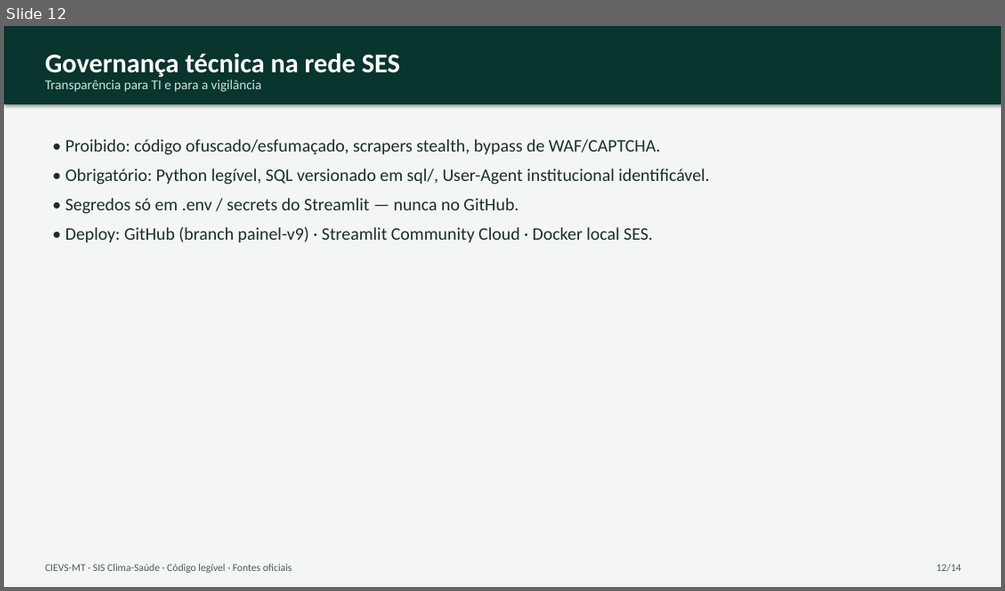
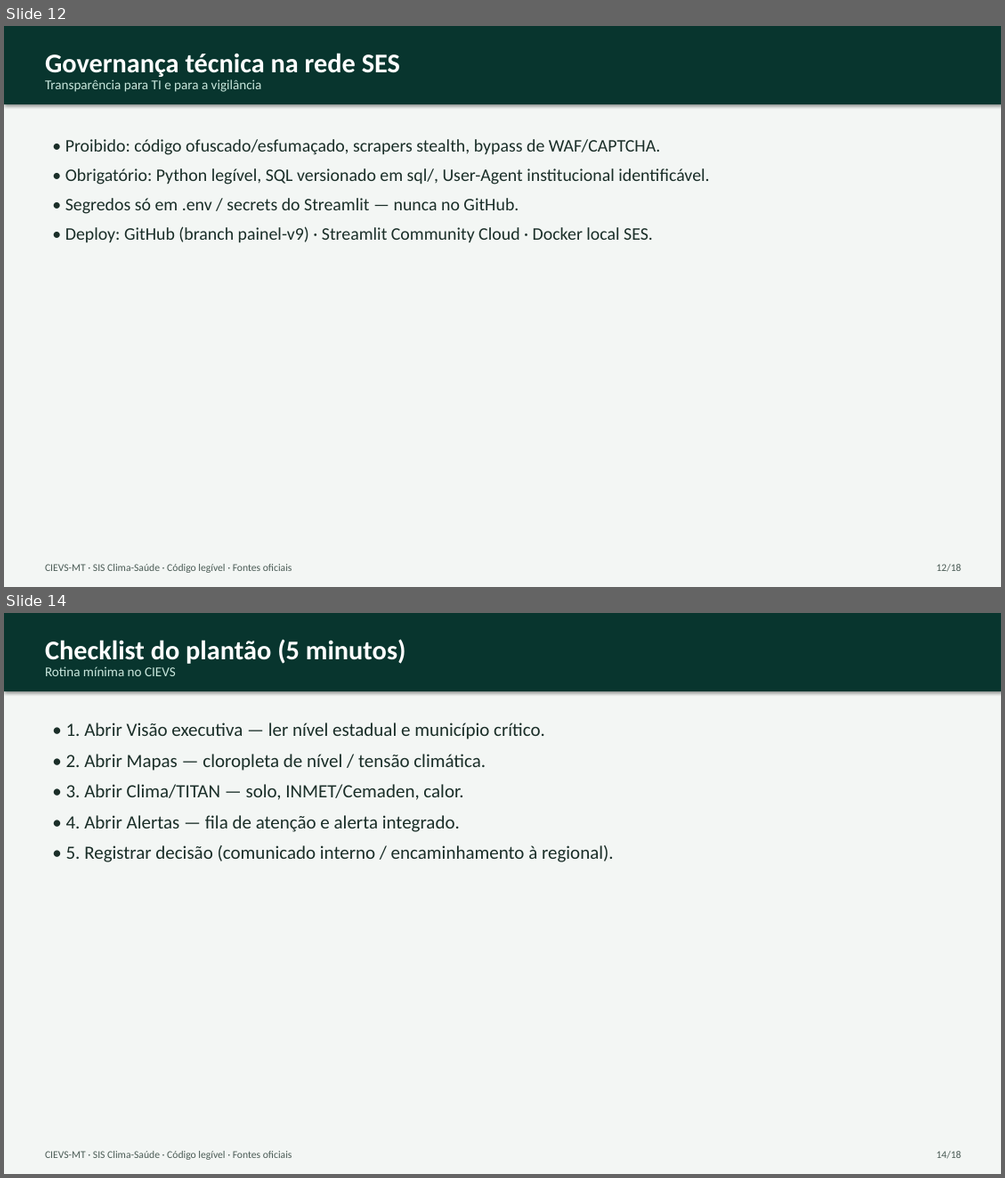
Before and after one commit to menandesneto51/SIS-Monitoramento-Clima-Sa-de, a slide deck: docs/apresentacoes/Apresentacao_SIS_Clima_Saude_20min.pptx. Shown one above the other, each under a label of ours: slide 12 before the commit, slides 12 and 14 after it; the slides between them are not shown. The pictures are 1005x591 and 1005x1178 pixels, drawn with LibreOffice and Linux fonts; fonts in the diff are those of the drawing. Boxes give left, top, right and bottom in pixels: in the first picture for what was removed or moved away, otherwise in the second. Text is boxed around its words. In the diff, an @@ line names an element or a change of style, - is before the commit and + after.

```diff
--- a/docs/apresentacoes/Apresentacao_SIS_Clima_Saude_20min.pptx
+++ b/docs/apresentacoes/Apresentacao_SIS_Clima_Saude_20min.pptx
@@ slide 14 added at (4,613,1001,1174), background #FFFFFF @@
@@ rectangle added at (4,613,1001,1174), fill #F3F6F4 @@
@@ rectangle added at (4,613,1001,691), fill #08352E @@
@@ text added at (45,639,406,664), 26 pt, text #FFFFFF, bold @@
+Checklist do plantão (5 minutos)
@@ text added at (45,666,176,676), 13 pt, text #C8E6DC @@
+Rotina mínima no CIEVS
@@ text added at (66,722,614,862), 18 pt, text #1A2E28 @@
+• 1. Abrir Visão executiva — ler nível estadual e município crítico.
+• 2. Abrir Mapas — cloropleta de nível / tensão climática.
+• 3. Abrir Clima/TITAN — solo, INMET/Cemaden, calor.
+• 4. Abrir Alertas — fila de atenção e alerta integrado.
+• 5. Registrar decisão (comunicado interno / encaminhamento à regional).
@@ text added at (45,1151,292,1159), 10 pt, text #4B5C56 @@
+CIEVS-MT · SIS Clima-Saúde · Código legível · Fontes oficiais
@@ text added at (936,1151,961,1159), 10 pt, text #4B5C56 @@
+14/18
@@ slide 12 changed as well @@
@@ text at (936,564,961,572): text changed @@
-12/14
+12/18
```
Also in this commit, not shown: 12 other slides changed, 3 other slides added, 45 other files.
